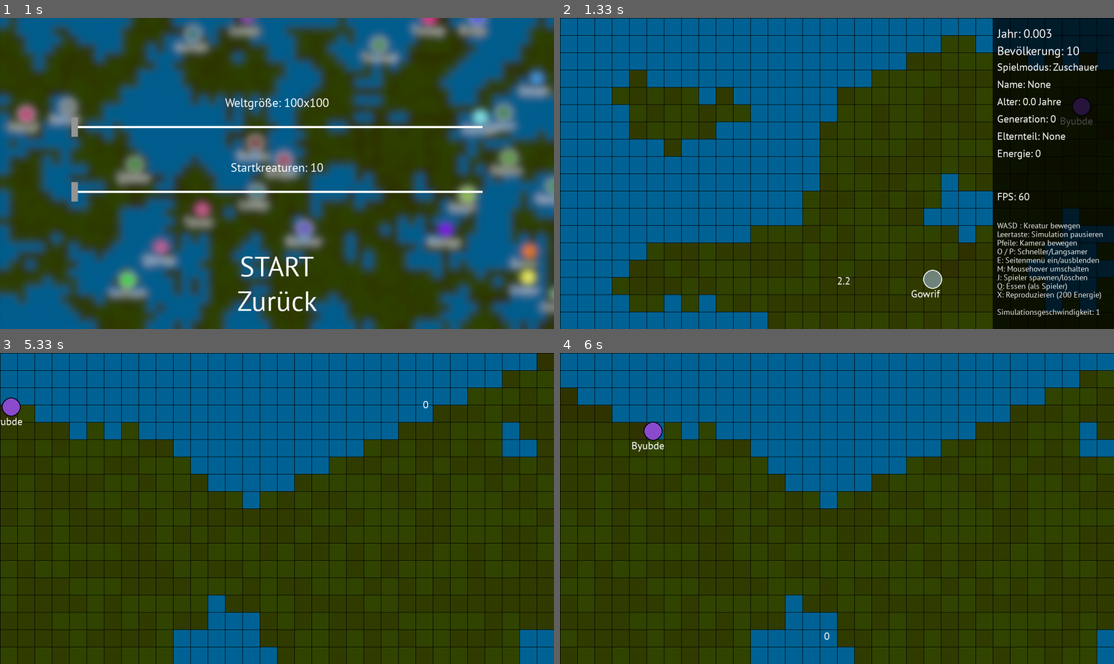
Above: before the commit, frames 1-4 (two rows, left to right).
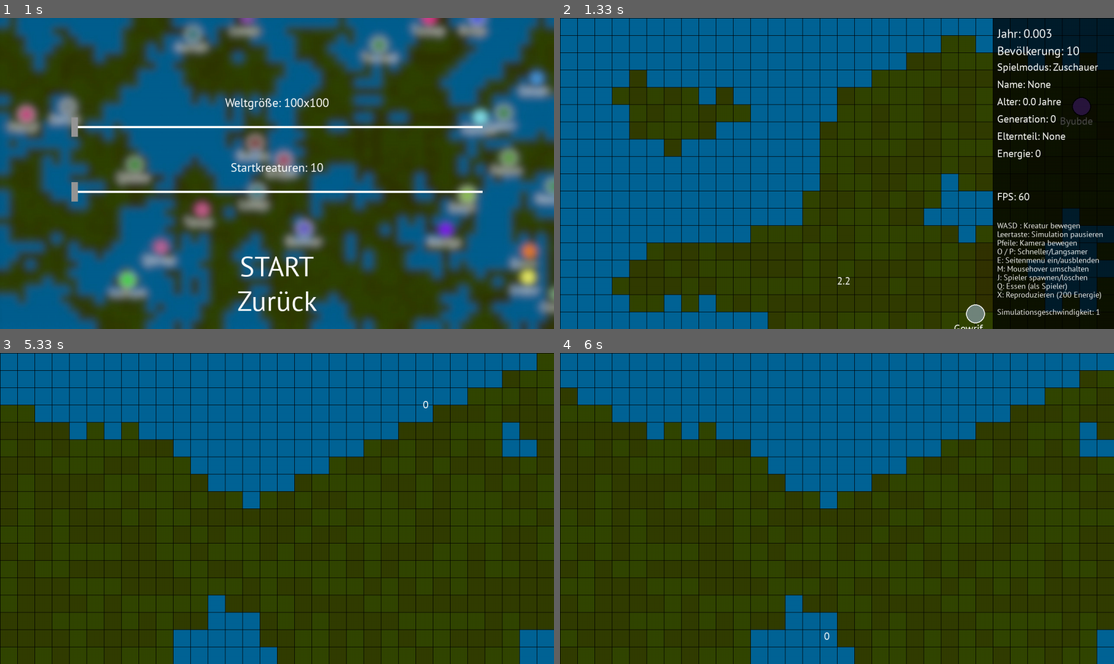
Above: after the commit, the same moments.

Repository: coding-lines/evolvers
Game: pygame game, started from evolversFiles/runGame_GUI.py
The game is run twice, just before and just after one commit, with the same random seed, the same clock (stepped at 60 frames per second) and the same inputs.
Inputs (mouse positions are in pixels of both pictures, inside the frame that each line leads up to):
- Up to frame 1 (1 s): click "START" at 0.38 s; click "Neue Simulation" at 0.72 s
- Up to frame 2 (1.33 s): click "START" at 1.05 s
- Up to frame 3 (5.33 s): hold Right 1.33-1.8 s; move the mouse to (470, 545) at 1.37 s; hold Up 1.88-2.18 s; move the mouse to (72, 514) at 1.92 s; tap Space at 1.95, 2.28, 2.58, 2.78, 3.08, 3.35, 3.68, 3.98, 4.12, 4.52, 4.82, 5.18 s; tap E at 2.03, 3.43, 4.6 s; hold Right 2.22-2.68 s; move the mouse to (166, 396) at 2.25 s; hold Left 2.72-3.25 s; move the mouse to (421, 511) at 2.75 s; hold Down 3.28-3.58 s; move the mouse to (343, 499) at 3.32 s; hold Left 3.62-4.02 s; move the mouse to (487, 589) at 3.65 s; hold Up 4.05-4.42 s; move the mouse to (160, 458) at 4.08 s; hold Right 4.45-5.08 s; move the mouse to (232, 589) at 4.48 s; hold Down from 5.12 s (still down); move the mouse to (421, 390) at 5.15 s
- Up to frame 4 (6 s): release Down at 5.48 s; hold Left 5.52-5.98 s; move the mouse to (825, 620) at 5.55 s; tap Space at 5.58, 5.88 s

Frame 1 is identical in both runs. In frame 2, 0.4% of the frame differs, in the area x 63-77%, y 80-100%; in frame 3, 0.2%; in frame 4, 0.2%.

Commit message:
Optimized and cleaned up CreatureEngine

Diff:
--- a/evolversFiles/creatureEngine.py
+++ b/evolversFiles/creatureEngine.py
@@ -9,6 +9,15 @@
 def avg(a,b):
     return (a+b)/2
 
+def random_rotation(rotation):
+    if randint(0,100) < 5:
+        if bool(randint(0,1)):
+            return rotation + 45 #Zufällige Rotation
+        else:
+            return rotation - 45
+        if rotation < 0 or rotation > 315:
+            return 0
+    return rotation
 
 def newCreature(worldSize=[100,100]):
     bt = randint(100,400)
@@ -116,22 +125,12 @@
                     elif world[0][int(creatures[creature]["x"]-1)][int(creatures[creature]["y"]-1)]:
                         creatures[creature]["rotation"] = 315
                     else:
-                        if randint(0,100) < 5:
-                            if bool(randint(0,1)):
-                                creatures[creature]["rotation"] += 45 #Zufällige Rotation
-                            else:
-                                creatures[creature]["rotation"] -= 45
-                            if creatures[creature]["rotation"] < 0:
-                                creatures[creature]["rotation"] = 0
+                        creatures[creature]["rotation"] = random_rotation(creatures[creature]["rotation"])
+                else:
+                    creatures[creature]["rotation"] = random_rotation(creatures[creature]["rotation"])
 
             except:
-                if randint(0,100) < 5:
-                    if bool(randint(0,1)):
-                        creatures[creature]["rotation"] += 45 #Zufällige Rotation
-                    else:
-                        creatures[creature]["rotation"] -= 45
-                    if creatures[creature]["rotation"] < 0:
-                        creatures[creature]["rotation"] = 0
+                creatures[creature]["rotation"] = random_rotation(creatures[creature]["rotation"])
 
             if creatures[creature]["rotation"] in range(0,45) or creatures[creature]["rotation"] in range(314,360):
                 creatures[creature]["y"] -= creatures[creature]["attributes"]["realFleeSpeed"]
@@ -145,13 +144,7 @@
             #Bewegung nach Rotation und Geschwindigkeit
             #FleeStateReal
         elif creatures[creature]["attributes"]["fleeState"] == 2 and world[0][int(creatures[creature]["x"])][int(creatures[creature]["y"])]:
-            if randint(0,100) < 5:
-                if bool(randint(0,1)):
-                    creatures[creature]["rotation"] += 45 #Zufällige Rotation
-                else:
-                    creatures[creature]["rotation"] -= 45
-                if creatures[creature]["rotation"] < 0:
-                    creatures[creature]["rotation"] = 0
+            creatures[creature]["rotation"] = random_rotation(creatures[creature]["rotation"])
 
             if creatures[creature]["rotation"] in range(0,45) or creatures[creature]["rotation"] in range(314,360):
                 creatures[creature]["y"] -= creatures[creature]["attributes"]["realFleeSpeed"]
@@ -164,42 +157,15 @@
             creatures[creature]["energy"] -= ceil(creatures[creature]["attributes"]["fleeSpeed"]/2)
             #Bewegung nach Rotation und Geschwindigkeit
             #FleeStateFake
-        elif creatures[creature]["energy"]-randint(-150,50) < creatures[creature]["attributes"]["eatState"]:
+        elif creatures[creature]["energy"]+randint(-150,50) < creatures[creature]["attributes"]["eatState"]:
             if world[1][int(creatures[creature]["x"])][int(creatures[creature]["y"])] > 1:
                 #Essen, wenn mindestens eine Energieeinheit im Boden verfügbar
                 world[1][int(creatures[creature]["x"])][int(creatures[creature]["y"])] -= 1
                 creatures[creature]["energy"] += 7 #Essen pro Energieeinheit
-                if randint(0,1000) == 69:
-                    creatures[creature]["energy"] += 10
-                    if randint(0,1000) == 420:
-                        creatures[creature]["energy"] += 100
-                        print("Nice!")
-
-            if randint(0,100) < 10:
-                if bool(randint(0,1)):
-                    creatures[creature]["rotation"] += 45 #Zufällige Rotation
-                else:
-                    creatures[creature]["rotation"] -= 45
-                if creatures[creature]["rotation"] < 0:
-                    creatures[creature]["rotation"] = 0
-            if creatures[creature]["attributes"]["fleeState"] == 1:
-                try:
-                    if not world[0][creatures[creature]["x"]][creatures[creature]["y"]-1] and creatures[creature]["rotation"] == 180:
-                        creatures[creature]["rotation"] += choice([-90,-45,0,45,90])
-                    if not world[0][creatures[creature]["x"]][creatures[creature]["y"]+1] and creatures[creature]["rotation"] == 0:
-                        creatures[creature]["rotation"] += choice([-90,-45,0,45,90])
-                    if not world[0][creatures[creature]["x"]+1][creatures[creature]["y"]] and creatures[creature]["rotation"] == 90:
-                        creatures[creature]["rotation"] += choice([-90,-45,0,45,90])
-                    if not world[0][creatures[creature]["x"]-1][creatures[creature]["y"]] and creatures[creature]["rotation"] == 270:
-                        creatures[creature]["rotation"] += choice([-90,-45,0,45,90]) #Zufällige Rotation
-                except:
-                    if randint(0,100) < 5:
-                        if bool(randint(0,1)):
-                            creatures[creature]["rotation"] += 45 #Zufällige Rotation
-                        else:
-                            creatures[creature]["rotation"] -= 45
-                        if creatures[creature]["rotation"] < 0:
-                            creatures[creature]["rotation"] = 0
+
+
+            creatures[creature]["rotation"] = random_rotation(creatures[creature]["rotation"])
+
 
             if creatures[creature]["rotation"] in range(0,45) or creatures[creature]["rotation"] in range(314,360):
                 creatures[creature]["y"] -= creatures[creature]["attributes"]["realEatSpeed"]
@@ -215,32 +181,8 @@
             #EatState
         else:
             #WalkState
-            if randint(0,100) < 10:
-                if bool(randint(0,1)):
-                    creatures[creature]["rotation"] += 45 #Zufällige Rotation
-                else:
-                    creatures[creature]["rotation"] -= 45
-                if creatures[creature]["rotation"] < 0:
-                    creatures[creature]["rotation"] = 0
-
-            if creatures[creature]["attributes"]["fleeState"] == 1:
-                try:
-                    if not world[0][creatures[creature]["x"]][creatures[creature]["y"]-1] and creatures[creature]["rotation"] == 180:
-                        creatures[creature]["rotation"] += choice([-90,-45,0,45,90])
-                    if not world[0][creatures[creature]["x"]][creatures[creature]["y"]+1] and creatures[creature]["rotation"] == 0:
-                        creatures[creature]["rotation"] += choice([-90,-45,0,45,90])
-                    if not world[0][creatures[creature]["x"]+1][creatures[creature]["y"]] and creatures[creature]["rotation"] == 90:
-                        creatures[creature]["rotation"] += choice([-90,-45,0,45,90])
-                    if not world[0][creatures[creature]["x"]-1][creatures[creature]["y"]] and creatures[creature]["rotation"] == 270:
-                        creatures[creature]["rotation"] += choice([-90,-45,0,45,90])
-                except:
-                    if randint(0,100) < 5:
-                        if bool(randint(0,1)):
-                            creatures[creature]["rotation"] += 45 #Zufällige Rotation
-                        else:
-                            creatures[creature]["rotation"] -= 45
-                        if creatures[creature]["rotation"] < 0:
-                            creatures[creature]["rotation"] = 0
+            creatures[creature]["rotation"] = random_rotation(creatures[creature]["rotation"])
+
 
             if creatures[creature]["rotation"] in range(0,45) or creatures[creature]["rotation"] in range(314,360):
                 creatures[creature]["y"] -= creatures[creature]["attributes"]["realWalkSpeed"]
@@ -266,18 +208,10 @@
 
         if creatures[creature]["x"]+1 > len(world[0]) or creatures[creature]["x"]-1 < 0:
             creatures[creature]["x"] = 1
-            if bool(randint(0,1)):
-                creatures[creature]["rotation"] += 45 #Zufällige Rotation
-            else:
-                creatures[creature]["rotation"] -= 45
-            if creatures[creature]["rotation"] < 0:
-                creatures[creature]["rotation"] = 0
+            creatures[creature]["rotation"] = random_rotation(creatures[creature]["rotation"]) #Verhindern, dass Kreaturen sich außerhalb der x-Koordinaten der Welt bewegen
         if creatures[creature]["y"]+1 > len(world[0][0]) or creatures[creature]["y"]-1 < 0:
-            creatures[creature]["y"] = 1
-            if bool(randint(0,1)):
-                creatures[creature]["rotation"] += choice([-45,0,45])
-            if creatures[creature]["rotation"] < 0:
-                creatures[creature]["rotation"] = 0
+            creatures[creature]["y"] = 1 #Verhindern, dass Kreaturen sich außerhalb der y-Koordinaten der Welt bewegen
+            creatures[creature]["rotation"] = random_rotation(creatures[creature]["rotation"]) #TODO: Kreaturen nicht immer an x/y = 1 teleportieren, sondern sie an die Grenzen stoßen lassen
 
         if not world[0][int(creatures[creature]["x"])][int(creatures[creature]["y"])]:
             creatures[creature]["energy"] -= ceil(creatures[creature]["energy"] / 100)
